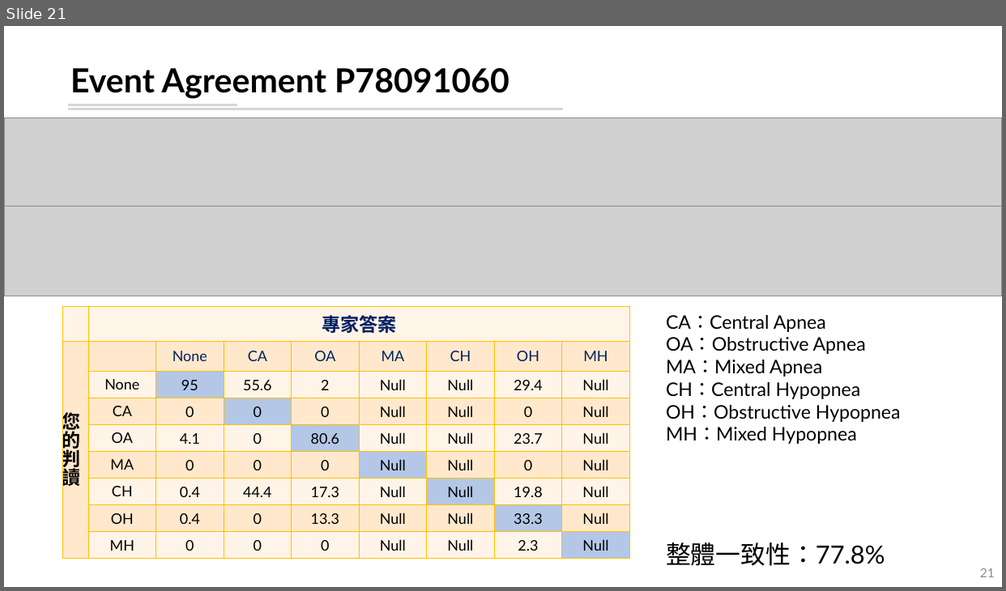
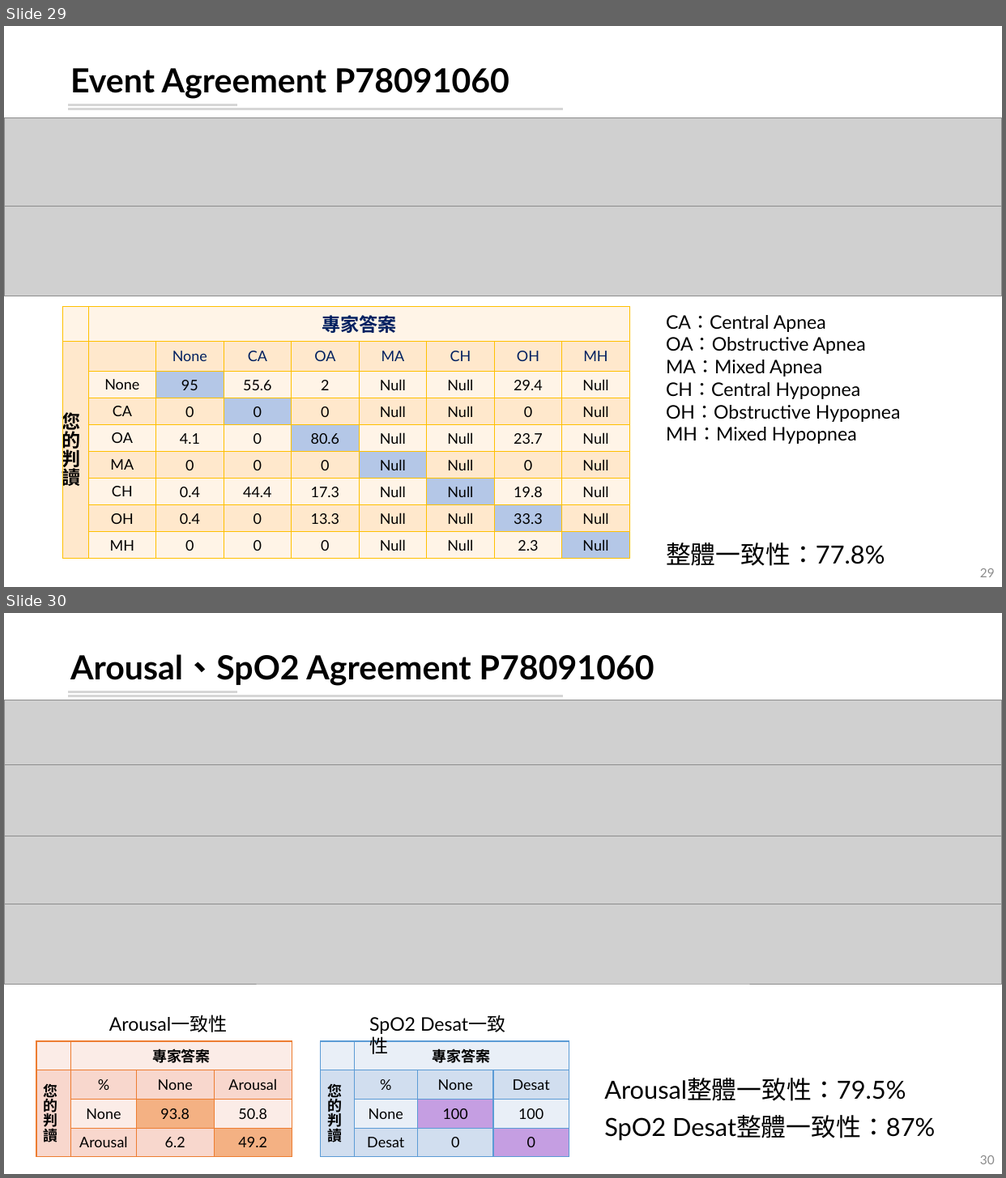
Before and after one commit to leooel97895750/sleepWorkShop, a slide deck: 碩一睡眠工作坊.pptx. Shown one above the other, each under a label of ours: slide 21 before the commit, slides 29 and 30 after it. The pictures are 1006x591 and 1006x1178 pixels, drawn with LibreOffice and Linux fonts; fonts in the diff are those of the drawing; grey boxes stand for pictures. Boxes give left, top, right and bottom in pixels: in the first picture for what was removed or moved away, otherwise in the second. Text is boxed around its words. In the diff, an @@ line names an element or a change of style, - is before the commit and + after.

```diff
--- a/碩一睡眠工作坊.pptx
+++ b/碩一睡眠工作坊.pptx
@@ slide 30 added at (4,613,1002,1174), background #FFFFFF; not listed: 2 template elements that a slide beside it also shows @@
@@ title added at (70,654,654,686), 32 pt, text #000000, bold @@
+Arousal、SpO2 Agreement P78091060
@@ picture added at (4,700,1002,765) @@
@@ picture added at (4,765,1002,836) @@
@@ picture added at (4,837,1002,905) @@
@@ picture added at (4,905,1002,983) @@
@@ text added at (109,1015,228,1033), 18 pt, text #000000 @@
+Arousal一致性
@@ text added at (369,1017,415,1034), 18 pt, text #000000 @@
+SpO2 Desat一致性
@@ table added at (36,1042,292,1154), 4 rows, 4 columns @@
+ | 專家答案 |  | 
+您的判讀 | % | None | Arousal
+ | None | 93.8 | 50.8
+ | Arousal | 6.2 | 49.2
@@ table added at (321,1042,569,1154), 4 rows, 4 columns @@
+ | 專家答案 |  | 
+您的判讀 | % | None | Desat
+ | None | 100 | 100
+ | Desat | 0 | 0
@@ text added at (604,1078,935,1141), 24 pt, text #000000 @@
+Arousal整體一致性：79.5%
+SpO2 Desat整體一致性：87%
@@ page number added at (980,1156,995,1165), 12 pt, text #8C8C8C @@
+30
@@ what was slide 21 is now slide 29 @@
@@ page number at (980,569,995,578): text changed @@
-21
+29
```
Also in this commit, not shown: 1 slide changed, 8 other slides added, 20 other files.
